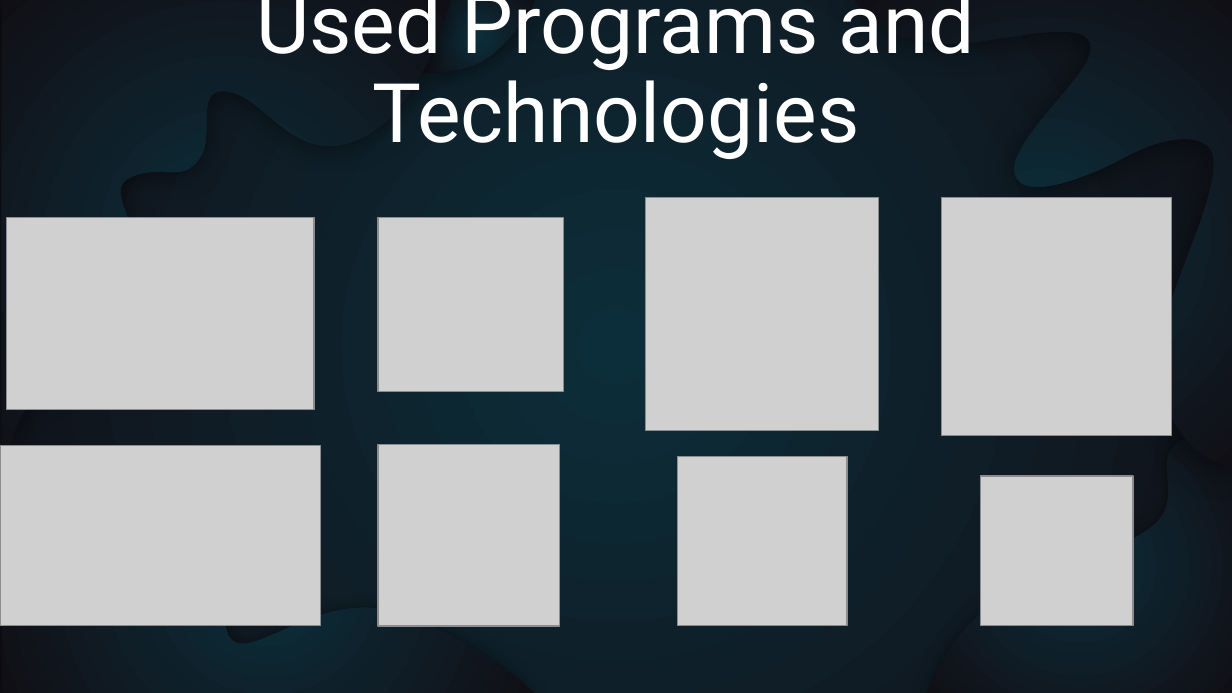
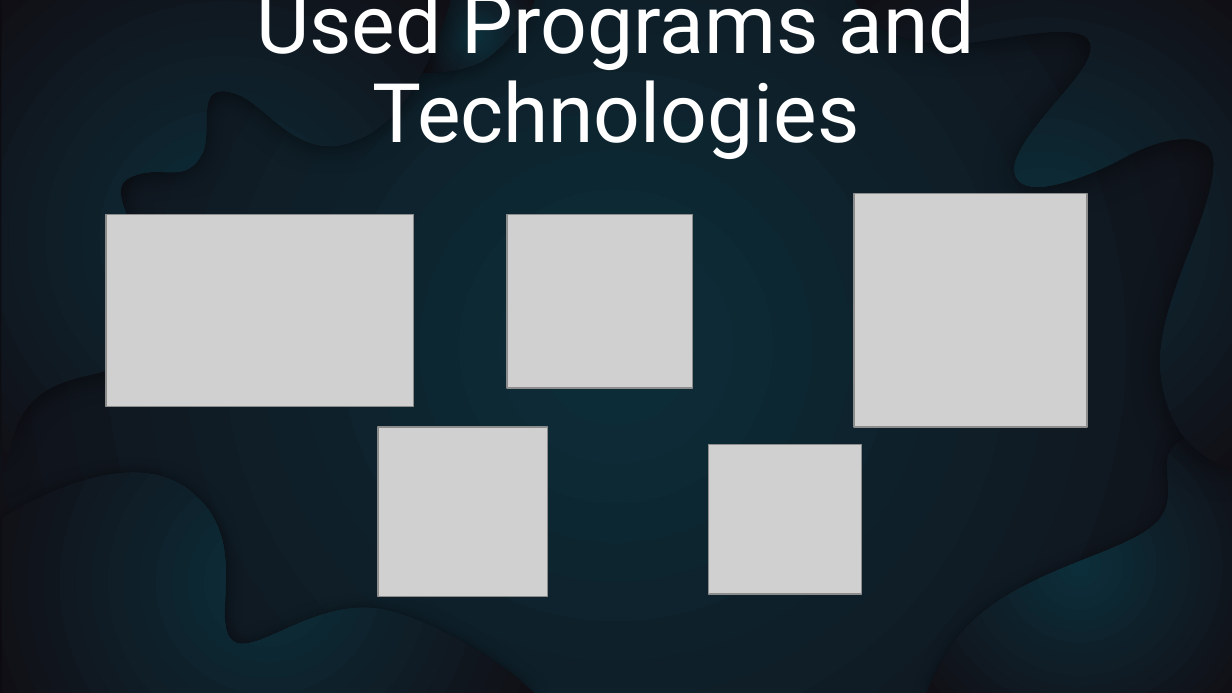
Before and after one commit to codingburgas/2122-otj-10-project-repo-PDDimitrova19, a slide deck: slide 3 of Documents/Presentation.pptx. Drawn at 1232x693 pixels with LibreOffice and Linux fonts; fonts in the diff are those of the drawing; grey boxes stand for pictures. Boxes give left, top, right and bottom in pixels: in the first picture for what was removed or moved away, otherwise in the second. Text is boxed around its words. In the diff, an @@ line names an element or a change of style, - is before the commit and + after.

```diff
--- a/Documents/Presentation.pptx
+++ b/Documents/Presentation.pptx
@@ picture: place and size @@
-picture at <box>646,197,878,430</box>
+picture at <box>854,193,1087,426</box>
@@ picture removed at <box>941,197,1172,436</box> @@
@@ picture: place and size @@
-picture at <box>6,217,314,409</box>
+picture at <box>106,214,414,407</box>
@@ picture: place and size @@
-picture at <box>378,217,563,391</box>
+picture at <box>508,214,692,388</box>
@@ picture removed at <box>0,446,320,626</box> @@
@@ picture: place and size @@
-picture at <box>678,457,848,627</box>
+picture at <box>378,428,548,598</box>
@@ picture removed at <box>378,445,559,626</box> @@
@@ picture: place and size @@
-picture at <box>981,476,1133,626</box>
+picture at <box>708,445,861,595</box>
```
Also in this commit, not shown: 2 slides added, 3 slides removed.
